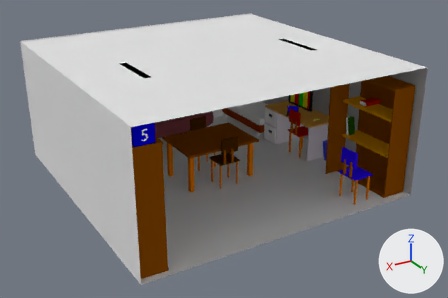
The Blender file room world/scenes/RW206.blend: old version first, new version second.
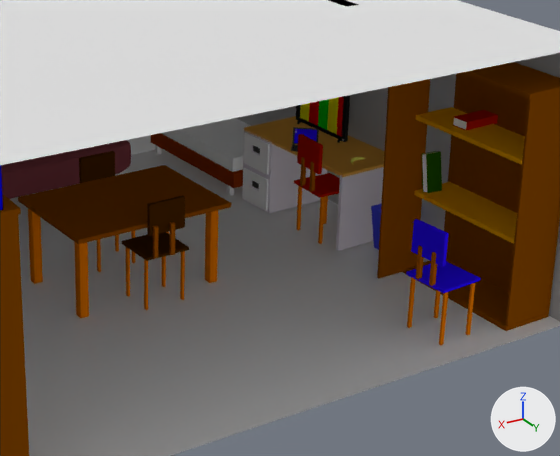
Old and new are each drawn whole from a camera (50 mm lens) standing at (17.8, 31.3, 17.1) and looking at (-0.3, 1.1, 2.0) and again close up on the part from 34% to 91% of the width and 16% to 85% of the height. Arrows for +X, +Y and +Z are at lower right; the lights stay in place.

Objects in the first close-up: 'Bookshelf 1', 'Ceiling', 'Cube.008', 'Cube.009', 'Desk 2', 'East Wall', 'Floor', 'Sofa', 'bookshelf1_pt005', 'bookshelf1_pt005.001', 'bookshelf1_pt006', 'chair1_pt007.002', 'chair1_pt008.002', 'chair1_pt009.002', 'table'.
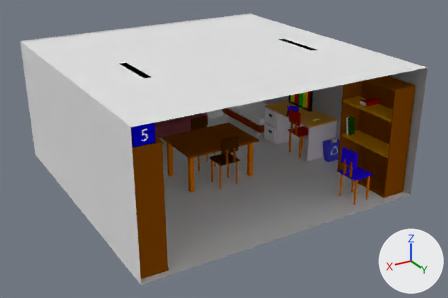
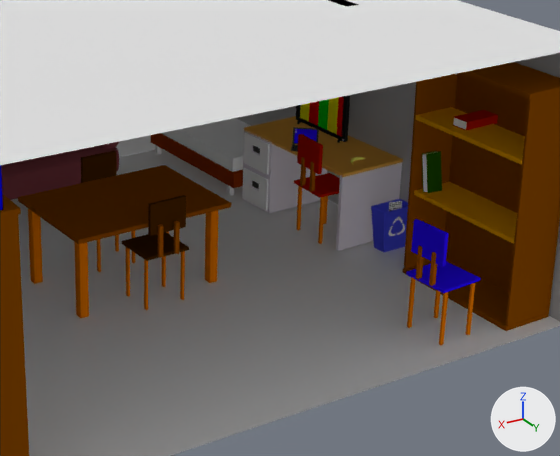
Location of each change, [x1, y1, x2, y2] in pixels of the close-ups (560 x 456 px):
'bookshelf1_pt005', moved
    before: [377, 79, 430, 279]
    after: [404, 73, 458, 269]
'Sofa', moved, rescaled
    before: [1, 141, 131, 199]
    after: [1, 146, 119, 200]
'chair1_pt009.002', moved
    before: [147, 195, 185, 236]
    after: [148, 195, 186, 236]
'chair1_pt008.002', moved
    before: [153, 225, 158, 259]
    after: [158, 224, 163, 257]
'chair1_pt007.002', moved
    before: [170, 222, 175, 255]
    after: [174, 221, 180, 254]
'Cylinder.001', moved, rescaled (not visible before)
    after: [99, 142, 119, 149]
'Cube.016', moved, rescaled (not visible afterwards)
    before: [115, 169, 126, 176]
'Trash Can', unchanged, uncovered by the edit
    before: [371, 203, 382, 250]
    after: [371, 199, 408, 252]

The change, as a diff of the scene's bpy script:
```diff
--- a/room world/scenes/RW206.blend.py
+++ b/room world/scenes/RW206.blend.py
@@ ob_bookshelf1_pt005 @@
 ob_bookshelf1_pt005.matrix_parent_inverse = Matrix(((1.0, 0.0, 0.0, 0.96), (0.0, 1.0, 0.0, -0.652), (0.0, 0.0, 1.0, -3.57), (0.0, 0.0, 0.0, 1.0)))
-ob_bookshelf1_pt005.location = (0.809, -1.437, 3.556)
+ob_bookshelf1_pt005.location = (-0.185, -1.448, 3.54)
 ob_bookshelf1_pt005.scale = (0.72, 0.0333, 3.25)
@@ ob_chair1_pt007_002 @@
 ob_chair1_pt007_002.matrix_parent_inverse = Matrix(((1.0, 0.0, 0.0, 0.17), (0.0, 1.0, 0.0, 0.145), (0.0, 0.0, 1.0, -1.613), (0.0, 0.0, 0.0, 1.0)))
-ob_chair1_pt007_002.location = (-0.94, -0.218, 2.091)
+ob_chair1_pt007_002.location = (-0.942, -0.354, 2.091)
 ob_chair1_pt007_002.rotation_euler = (0.0, 0.0, -0.116)  # degrees (0, 0, -6.6)
@@ ob_chair1_pt008_002 @@
 ob_chair1_pt008_002.matrix_parent_inverse = Matrix(((1.0, 0.0, 0.0, 0.17), (0.0, 1.0, 0.0, 0.145), (0.0, 0.0, 1.0, -1.613), (0.0, 0.0, 0.0, 1.0)))
-ob_chair1_pt008_002.location = (-0.88, 0.281, 2.082)
+ob_chair1_pt008_002.location = (-0.882, 0.126, 2.082)
 ob_chair1_pt008_002.rotation_euler = (0.0, 0.0, -0.118)  # degrees (0, 0, -6.8)
@@ ob_chair1_pt009_002 @@
 ob_chair1_pt009_002.matrix_parent_inverse = Matrix(((1.0, 0.0, 0.0, 0.17), (0.0, 1.0, 0.0, 0.145), (0.0, 0.0, 1.0, -1.613), (0.0, 0.0, 0.0, 1.0)))
-ob_chair1_pt009_002.location = (-0.768, -0.129, 2.727)
+ob_chair1_pt009_002.location = (-0.769, -0.159, 2.727)
 ob_chair1_pt009_002.scale = (0.0549, 0.567, 0.454)
@@ ob_sofa @@
 ob_sofa = bpy.data.objects.new('Sofa', me_cube_090)
-ob_sofa.location = (0.17, -6.95, 1.38)
+ob_sofa.location = (0.17, -6.95, 1.2)
 ob_sofa.rotation_euler = (0.0032, -0.00434, 1.574)  # degrees (0.2, -0.2, 90)
-ob_sofa.scale = (1.57, 3.9, 0.616)
+ob_sofa.scale = (1.41, 3.5, 0.552)
 _m = ob_sofa.modifiers.new('Subsurf', 'SUBSURF')
```
